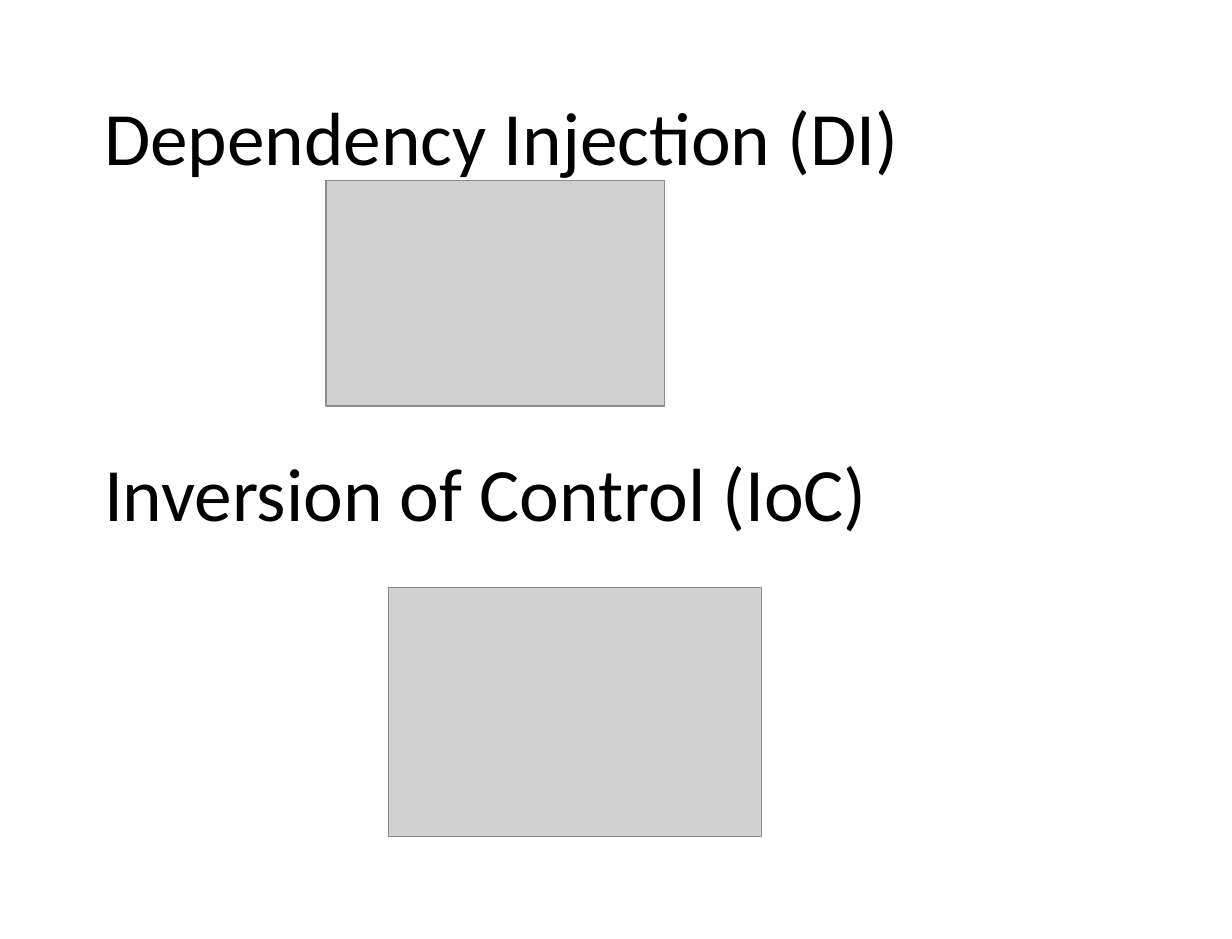
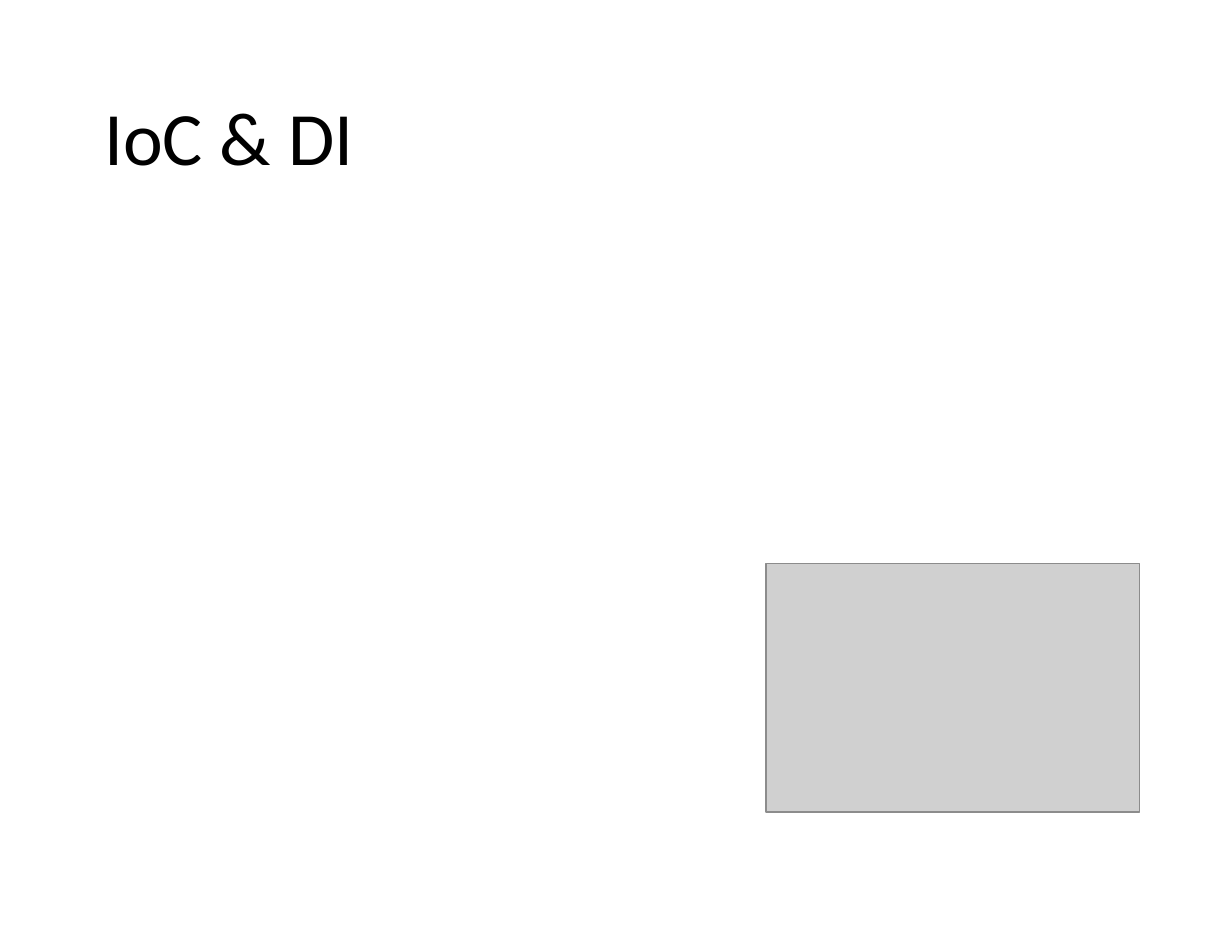
Before and after one commit to kburnell/TestDriving.NET, a slide deck: slide 30 of TestDrivingDotNet.pptx (slide 25 before the commit). Drawn at 1232x939 pixels with LibreOffice and Linux fonts; fonts in the diff are those of the drawing; grey boxes stand for pictures; background and template pictures are left out. Boxes give left, top, right and bottom in pixels: in the first picture for what was removed or moved away, otherwise in the second. Text is boxed around its words. In the diff, an @@ line names an element or a change of style, - is before the commit and + after.

```diff
--- a/TestDrivingDotNet.pptx
+++ b/TestDrivingDotNet.pptx
@@ title at <box>104,116,353,166</box>: text changed @@
-Dependency Injection (DI)
+IoC & DI
@@ picture removed at <box>326,181,664,406</box> @@
@@ text removed at <box>104,466,866,532</box> @@
-Inversion of Control (IoC)
@@ picture: place and size @@
-picture at <box>388,588,761,837</box>
+picture at <box>766,563,1139,812</box>
```
Also in this commit, not shown: 16 other slides changed, 6 slides added, 1 slide removed, 1 other file.
